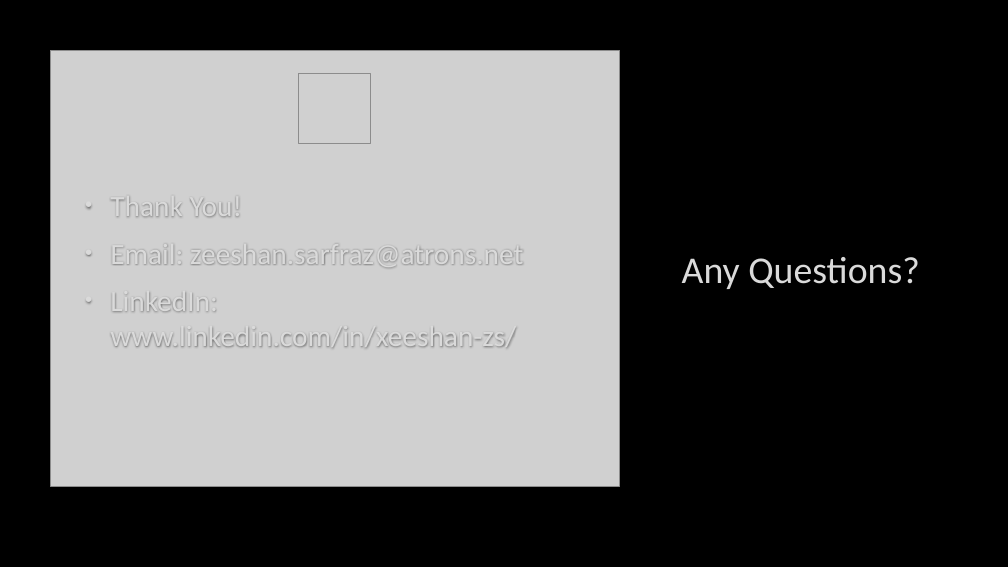
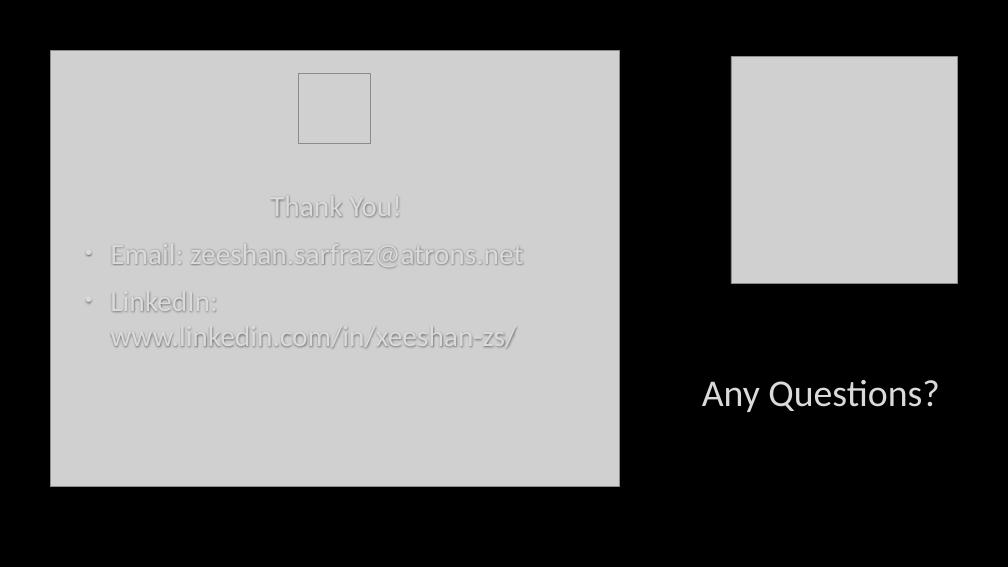
Before and after one commit to xeeshan-zs/GitHub-ppt, a slide deck: slide 22 of GitHub Presentation .pptx. Drawn at 1008x567 pixels with LibreOffice and Linux fonts; fonts in the diff are those of the drawing; grey boxes stand for pictures; background and template pictures are left out. Boxes give left, top, right and bottom in pixels: in the first picture for what was removed or moved away, otherwise in the second. Text is boxed around its words. In the diff, an @@ line names an element or a change of style, - is before the commit and + after.

Commit message:
Presentation

```diff
--- a/GitHub Presentation .pptx
+++ b/GitHub Presentation .pptx
@@ picture added at <box>731,57,958,284</box> @@
@@ text at <box>270,198,402,217</box>: alignment left to centre; bullet • to none @@
@@ title "Any Questions?": place and size @@
-title "Any Questions?" at <box>682,257,919,289</box>
+title "Any Questions?" at <box>702,380,939,412</box>
```
